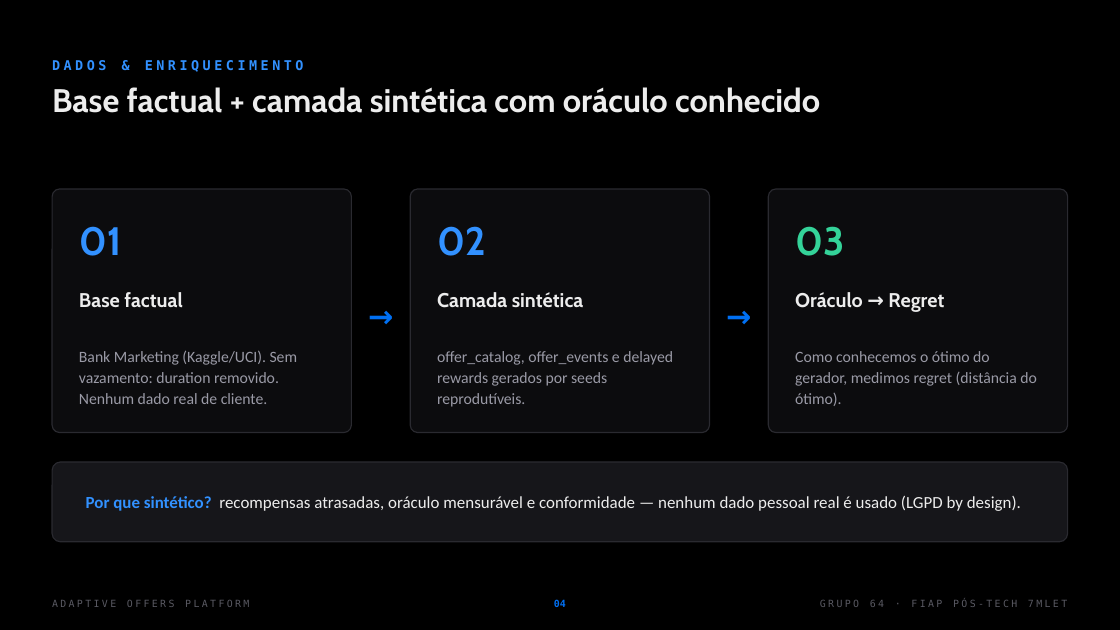
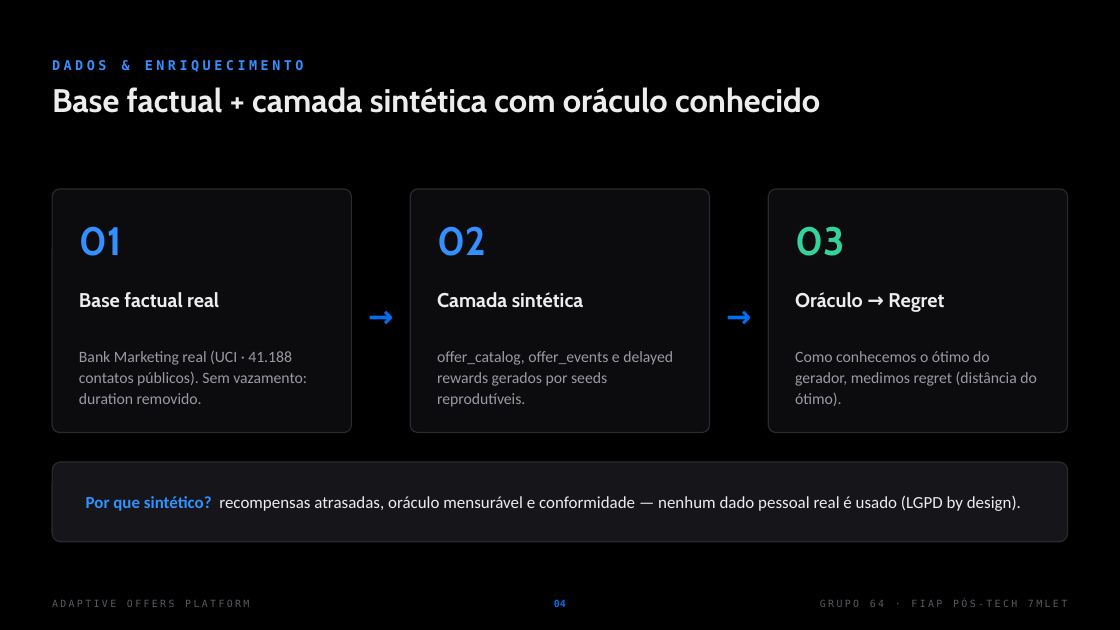
Before and after one commit to dionebraga/datathon-7mlet-grupo-64, a slide deck: slide 4 of docs/Adaptive-Offers-Pitch-Grupo64.pptx. Drawn at 1120x630 pixels with LibreOffice and Linux fonts; fonts in the diff are those of the drawing. Boxes give left, top, right and bottom in pixels: in the first picture for what was removed or moved away, otherwise in the second. Text is boxed around its words. In the diff, an @@ line names an element or a change of style, - is before the commit and + after.

```diff
--- a/docs/Adaptive-Offers-Pitch-Grupo64.pptx
+++ b/docs/Adaptive-Offers-Pitch-Grupo64.pptx
@@ text at <box>79,292,219,308</box>: text changed @@
-Base factual
+Base factual real
@@ text at <box>79,350,307,404</box>: text changed @@
-Bank Marketing (Kaggle/UCI). Sem vazamento: duration removido. Nenhum dado real de cliente.
+Bank Marketing real (UCI · 41.188 contatos públicos). Sem vazamento: duration removido.
```
Also in this commit, not shown: 4 other slides changed.
